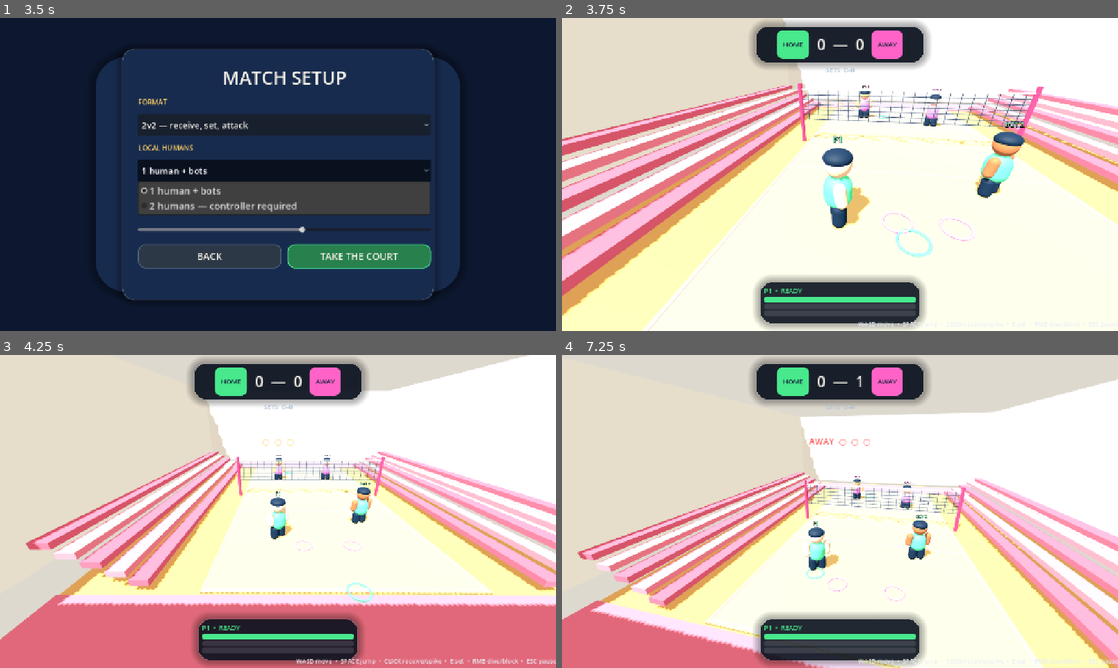
Above: before the commit, frames 1-4 (two rows, left to right).
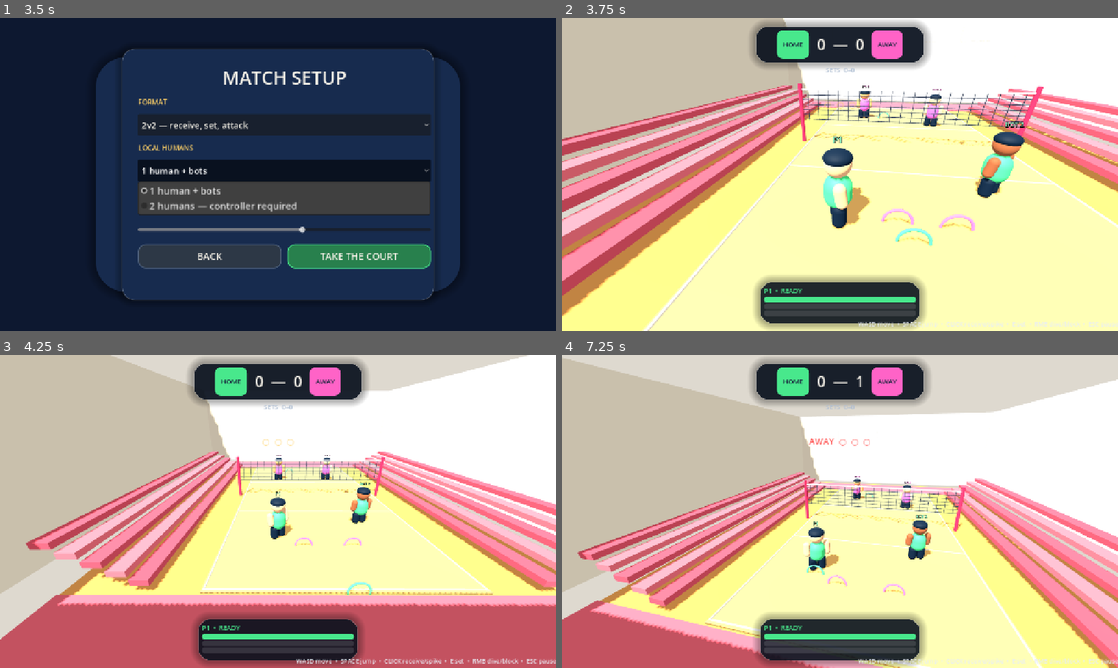
Above: after the commit, the same moments.

Repository: 05razvan/volleyball-game
Game: Godot game, scene res://scenes/main.tscn
Two runs of this game, one before a commit and one after it. Both use one fixed random seed, a clock stepped at 60 frames per second and the inputs below.
Inputs (mouse positions are in pixels of both pictures, inside the frame that each line leads up to):
- Up to frame 1 (3.5 s): click "CLICK OR PRESS TO START" at 0.5 s; click "PLAY MATCH" at 1.25 s; click "2v2 — receive, set, attack" at 2 s; click "1 human + bots" at 2.75 s
- Up to frame 2 (3.75 s): click "TAKE THE COURT" at 3.5 s
- Up to frame 3 (4.25 s): no input
- Up to frame 4 (7.25 s): move the mouse to (962, 495) at 4.27 s; hold D (move_right) 4.28-5.03 s; hold Alt (dash) 4.28-5.03 s; click (962, 495) at 4.42 s; tap Space (jump) at 4.52, 5.27, 6.77 s; move the mouse to (728, 527) at 5.02 s; hold S (move_back) 5.03-5.78 s; click (728, 527) at 5.1 s; move the mouse to (895, 442) at 5.77 s; hold D (move_right) 5.78-6.53 s; hold Right mouse button (secondary) 5.78-6.53 s; move the mouse to (812, 574) at 6.52 s; hold W (move_forward) from 6.53 s (still down); tap E (set_ball) at 6.6 s; click (812, 574) at 6.67 s

Frame 1 is identical in both runs. In frame 2, 78% of the frame differs, in the area x 0-100%, y 0-100%; in frame 3, 68%; in frame 4, 64%.

Commit message:
Polish web court lighting and marker lifecycle

Diff:
--- a/scripts/volley_player.gd
+++ b/scripts/volley_player.gd
@@ -141,7 +141,7 @@
 	_update_movement(delta, controls.move, controls.dash, controls.strafe)
 	_update_actions(delta, controls)
 	_update_pose(delta)
-	if is_instance_valid(aim_marker):
+	if is_instance_valid(aim_marker) and aim_marker.is_inside_tree():
 		aim_marker.global_position = aim_target + Vector3(0.0, 0.035, 0.0)
 	var action_value := spike_charge if spike_charge > 0.0 else set_charge
 	var action_name := "SPIKE" if spike_charge > 0.0 else "SET" if set_charge > 0.0 else "READY"
--- a/scripts/volleyball_game.gd
+++ b/scripts/volleyball_game.gd
@@ -57,7 +57,7 @@
 	environment.background_color = Color("ded9cf")
 	environment.ambient_light_source = Environment.AMBIENT_SOURCE_COLOR
 	environment.ambient_light_color = Color("fff3df")
-	environment.ambient_light_energy = 0.82
+	environment.ambient_light_energy = 0.52
 	environment.tonemap_mode = Environment.TONE_MAPPER_FILMIC
 	environment_node.environment = environment
 	add_child(environment_node)
@@ -65,7 +65,7 @@
 	var sun := DirectionalLight3D.new()
 	sun.rotation_degrees = Vector3(-58.0, -28.0, 0.0)
 	sun.light_color = Color("fff0d5")
-	sun.light_energy = 1.25
+	sun.light_energy = 0.72
 	sun.shadow_enabled = true
 	add_child(sun)
 
